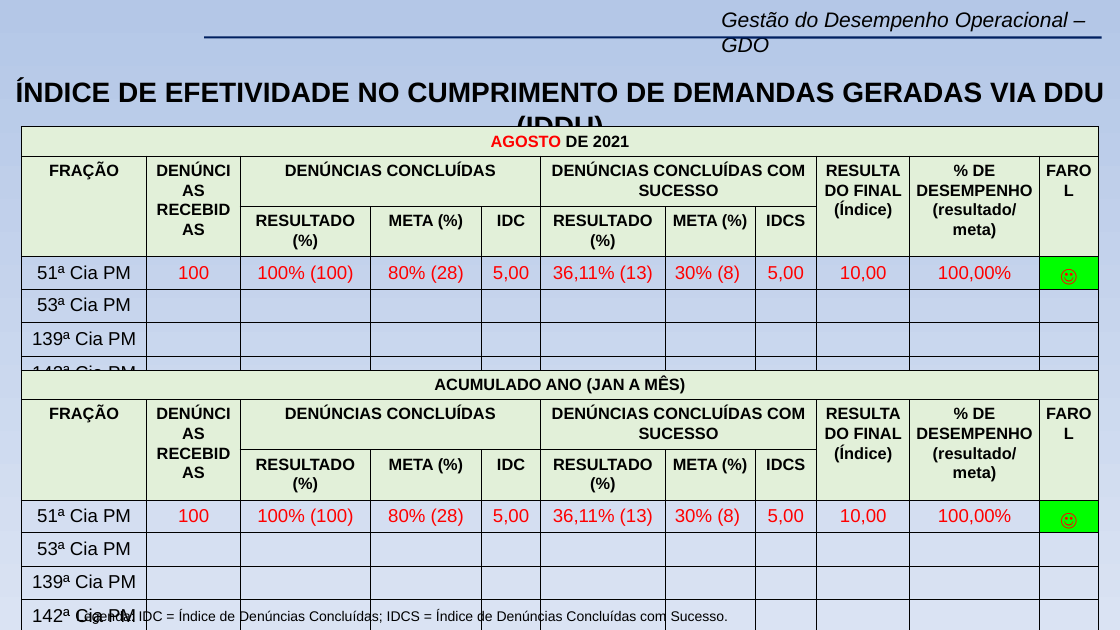
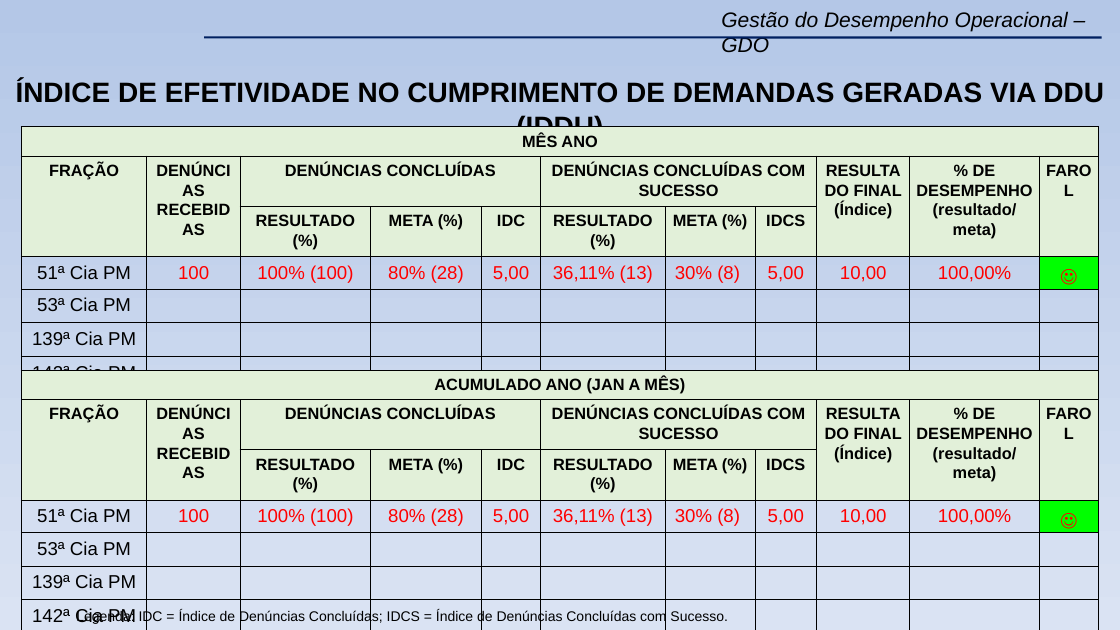
Before and after one commit to WENDEL4891/apresentacao_gdo, a slide deck: slide 17 of files/modelo_apresentacao/Modelo (Novo) GDO 23º BPM.pptx. Drawn at 1120x630 pixels with LibreOffice and Linux fonts; fonts in the diff are those of the drawing; background and template pictures are left out. Boxes give left, top, right and bottom in pixels: in the first picture for what was removed or moved away, otherwise in the second. Text is boxed around its words. In the diff, an @@ line names an element or a change of style, - is before the commit and + after.

```diff
--- a/files/modelo_apresentacao/Modelo (Novo) GDO 23º BPM.pptx
+++ b/files/modelo_apresentacao/Modelo (Novo) GDO 23º BPM.pptx
@@ table at (21,127,1098,474) @@
-row 1, column 1: AGOSTO DE 2021
+row 1, column 1: MÊS ANO
```
Also in this commit, not shown: 30 other slides changed, 8 other files.
